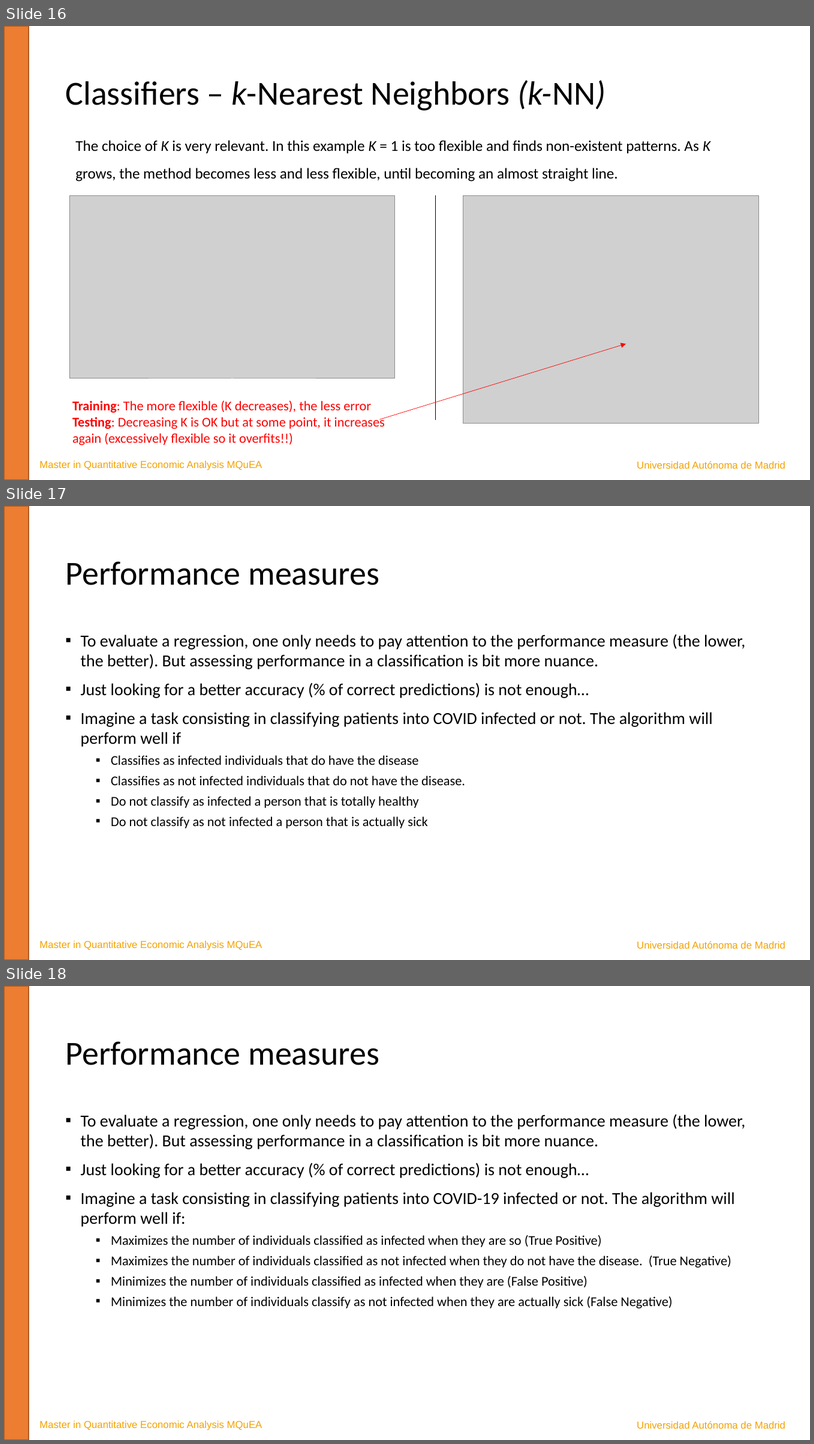
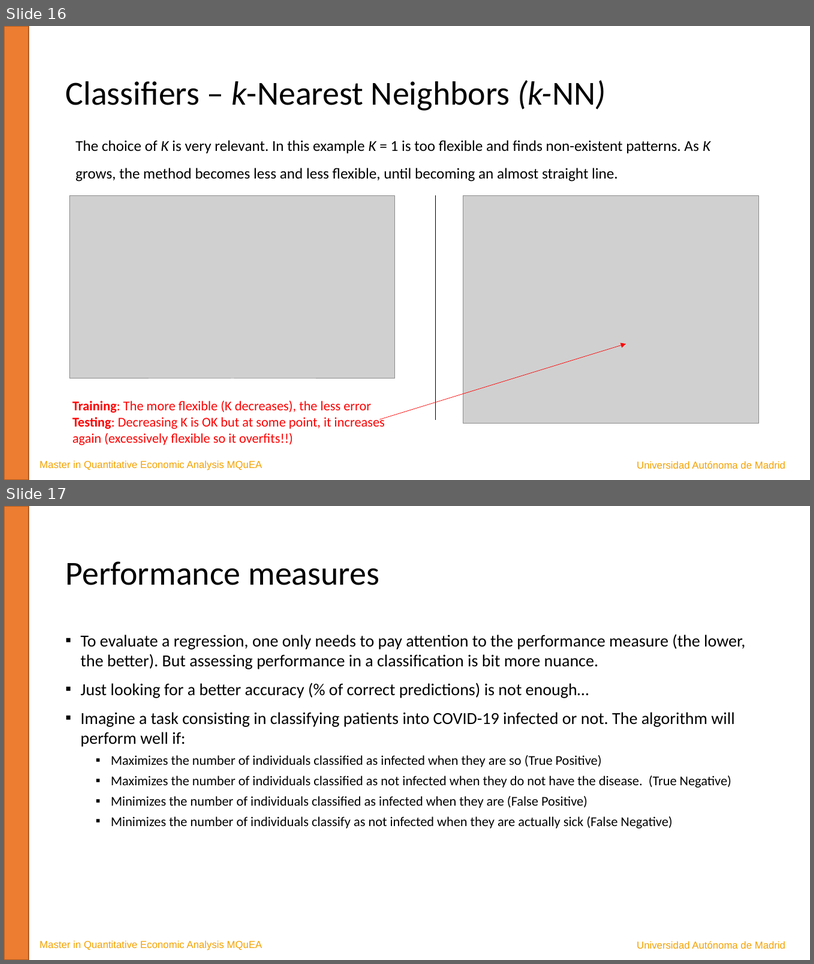
Before and after one commit to JavierBas/IMLEF-MQuEA, a slide deck: Course content/Slides/Topic 4 - Classification.pptx. Shown one above the other, each under a label of ours: slides 16, 17 and 18 before the commit, slides 16 and 17 after it. The pictures are 814x1444 and 814x964 pixels, drawn with LibreOffice and Linux fonts; fonts in the diff are those of the drawing; grey boxes stand for pictures. Boxes give left, top, right and bottom in pixels: in the first picture for what was removed or moved away, otherwise in the second. Text is boxed around its words. In the diff, an @@ line names an element or a change of style, - is before the commit and + after.

```diff
--- a/Course content/Slides/Topic 4 - Classification.pptx
+++ b/Course content/Slides/Topic 4 - Classification.pptx
@@ slide 17 removed at (x1=4, y1=506, x2=810, y2=960), background #FFFFFF @@
@@ rectangle removed at (x1=4, y1=506, x2=29, y2=960) @@
@@ title removed at (x1=65, y1=561, x2=380, y2=585) @@
-Performance measures
@@ text removed at (x1=81, y1=634, x2=746, y2=828) @@
-▪ To evaluate a regression, one only needs to pay attention to the performance measure (the lower, the better). But assessing performance in a classification is bit more nuance.
-▪ Just looking for a better accuracy (% of correct predictions) is not enough…
-▪ Imagine a task consisting in classifying patients into COVID infected or not. The algorithm will perform well if
-  ▪ Classifies as infected individuals that do have the disease
-  ▪ Classifies as not infected individuals that do not have the disease.
-  ▪ Do not classify as infected a person that is totally healthy
-  ▪ Do not classify as not infected a person that is actually sick
@@ text removed at (x1=39, y1=940, x2=263, y2=950) @@
-Master in Quantitative Economic Analysis MQuEA
@@ text removed at (x1=637, y1=940, x2=786, y2=948) @@
-Universidad Autónoma de Madrid
@@ what was slide 18 is now slide 17 @@
```
Also in this commit, not shown: 2 slides changed, 1 other slide removed.
